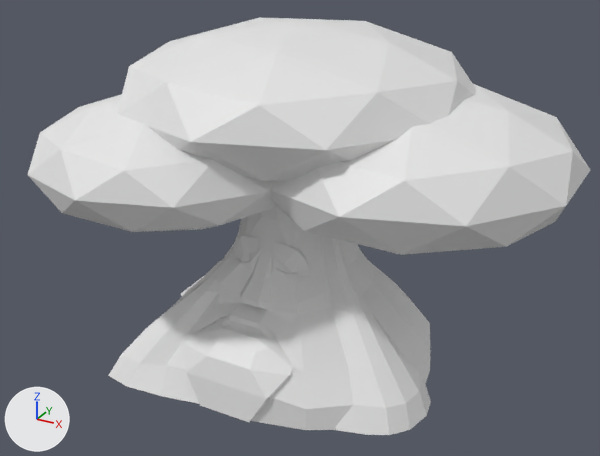
The FBX model Assets/Luuk/Models/MTree.fbx: old version first, new version second.
One viewpoint serves both versions: a camera (50 mm lens) standing at (13.83, -24.77, 16.71) and looking at (0.25, -0.08, 4.37). The axes (+X, +Y, +Z) are drawn at lower left. The lights are the same throughout. Where no turn or scale is listed for an object, it has been applied to the vertices.

The first picture shows 'Wisetree'.
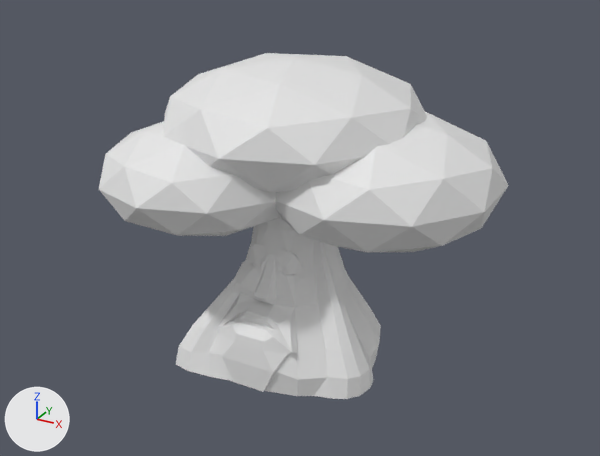
Location of each change, (x1, y1, x2, y2) in pixels of the pictures (600 x 456 px; the box of a moved part takes in the faces that stretch with it):
'Wisetree', reshaped (27% narrower, 17% shorter): before (27, 17, 590, 435); after (99, 53, 509, 399)
part 1 of me_cylinder_003, moved or reshaped: before (239, 253, 250, 262); after (252, 259, 260, 267)
part 2 of me_cylinder_003, moved or reshaped: before (233, 236, 259, 258); after (247, 244, 266, 264)
part 3 of me_cylinder_003, moved or reshaped: before (27, 94, 278, 232); after (99, 121, 280, 236)
part 4 of me_cylinder_003, moved or reshaped: before (270, 84, 590, 255); after (275, 112, 509, 252)
part 5 of me_cylinder_003, moved or reshaped: before (117, 17, 476, 181); after (163, 53, 427, 192)
part 6 of me_cylinder_003, moved or reshaped: before (108, 207, 431, 435); after (176, 217, 381, 399)

The edits, one by one:
me_cylinder_003 is used by ob_wisetree; location (0.0, 0.0, 0.0).
me_cylinder_003 had 569 vertices, 776 faces and spanned x -8.3..9.7, y -7.4..8.8, z -0.8..11.7.
me_cylinder_003 now has 569 vertices, 776 faces and spans x -6.3..7.2, y -5.6..6.6, z -0.8..10.5.
me_cylinder_003 part 1: the loose piece of 14 vertices spanning x -1.3..-0.4, y -2.3..-1.7, z 3.4..4.2 is scaled about the mesh origin by (0.75, 0.75, 0.9).
me_cylinder_003 part 2: the loose piece of 9 vertices spanning x -1.6..-0.3, y -2.2..-1.0, z 3.7..4.6 is scaled about the mesh origin by (0.75, 0.75, 0.9).
me_cylinder_003 part 3: the loose piece of 42 vertices spanning x -8.3..1.3, y -7.4..2.6, z 5.1..9.5 is scaled about the mesh origin by (0.75, 0.75, 0.9).
me_cylinder_003 part 4: the loose piece of 42 vertices spanning x -1.5..9.7, y -4.7..7.0, z 4.8..9.8 is scaled about the mesh origin by (0.75, 0.75, 0.9).
me_cylinder_003 part 5: the loose piece of 42 vertices spanning x -6.6..5.9, y -5.6..7.5, z 6.6..11.7 is scaled about the mesh origin by (0.75, 0.75, 0.9).
me_cylinder_003 part 6: 313 of 569 vertices moved; they spanned x -6.6..6.2, y -5.4..5.2, z -0.8..7.3 and now span x -4.2..3.8, y -3.6..3.3, z -0.8..6.5; mean shift (-0.1, 0.2, -0.3); largest move (-6.6, 2.6, -0.8) -> (-4.2, 1.5, -0.8).
